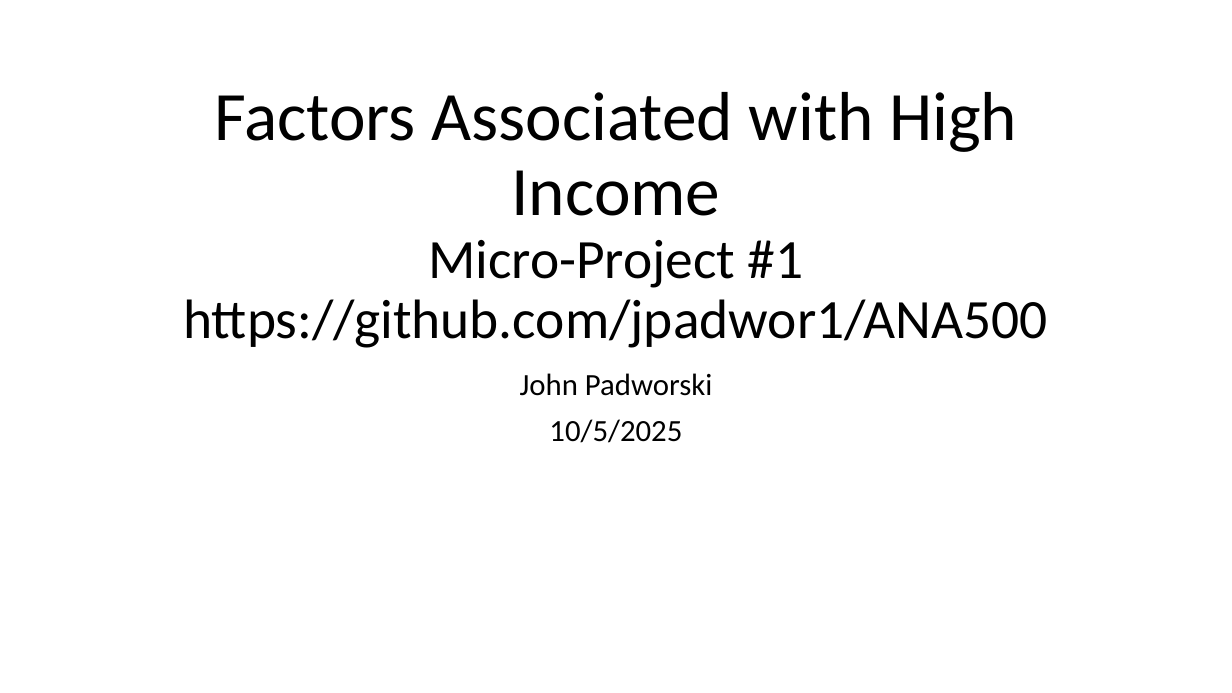
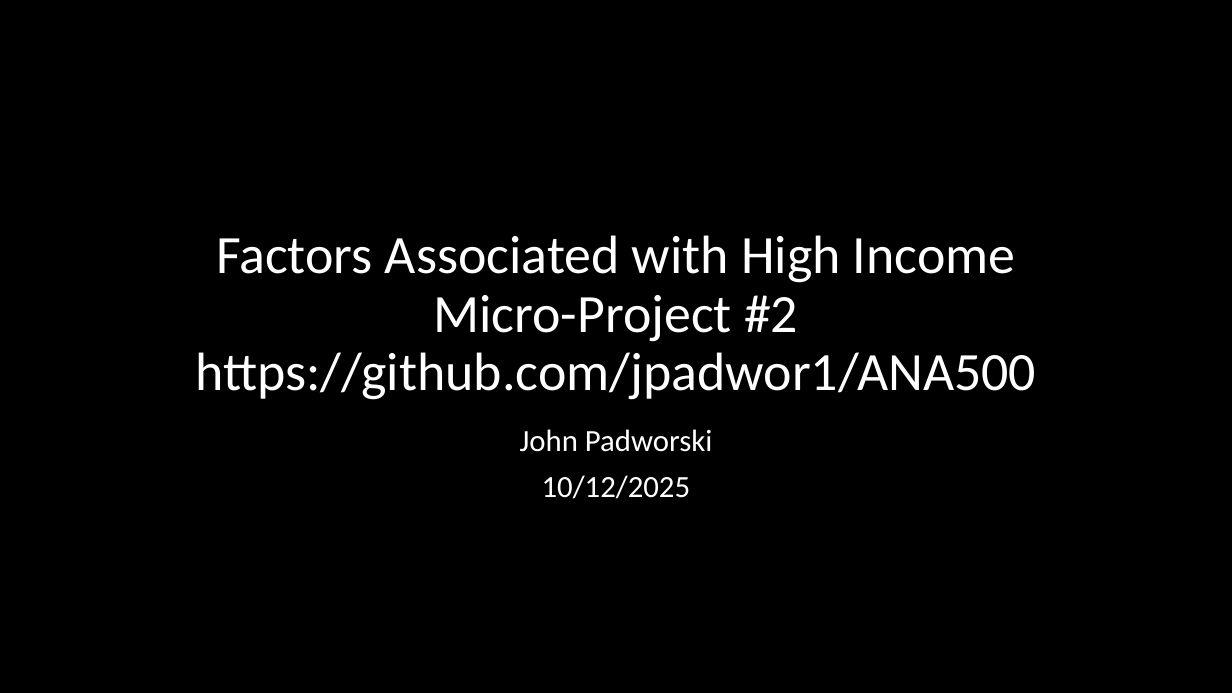
Before and after one commit to jpadwor1/ANA500, a slide deck: slide 1 of ANA500_Micro-Project_1.pptx. Drawn at 1232x693 pixels with LibreOffice and Linux fonts; fonts in the diff are those of the drawing; background and template pictures are left out. Boxes give left, top, right and bottom in pixels: in the first picture for what was removed or moved away, otherwise in the second. Text is boxed around its words. In the diff, an @@ line names an element or a change of style, - is before the commit and + after.

```diff
--- a/ANA500_Micro-Project_1.pptx
+++ b/ANA500_Micro-Project_1.pptx
@@ background #FFFFFF to picture (left out) @@
@@ title at (195, 235, 1036, 400): text changed; size 43.2 to 42 pt; text colour #000000 to #FFFFFF @@
-Factors Associated with High Income
-Micro-Project #1
-https://github.com/jpadwor1/ANA500
+Factors Associated with High Income
+Micro-Project #2
+https://github.com/jpadwor1/ANA500
@@ subtitle "John Padworski": place and size @@
-subtitle "John Padworski" at (520, 373, 712, 443)
+subtitle "John Padworski" at (520, 429, 712, 499)
@@ subtitle at (520, 429, 712, 452): text colour #000000 to #FFFFFF in "John Padworski" @@
@@ subtitle at (542, 475, 691, 499): text changed; text colour #000000 to #FFFFFF @@
-10/5/2025
+10/12/2025
```
Also in this commit, not shown: 4 other slides changed, 4 slides added, 2 slides removed, 4 other files.
